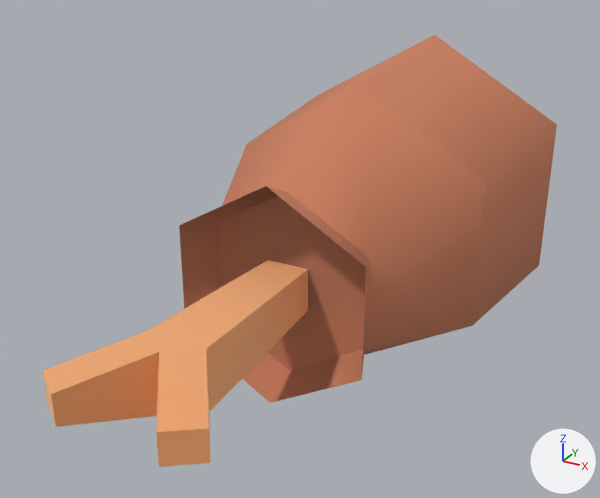
The glTF model public/assets/models/food/wholerHam.GLB, before and after one commit.
Both versions are drawn from a 50 mm camera at (0.382, -0.801, 0.575) aimed at (-0.043, -0.028, 0.189). Every picture has the same lights, and +X, +Y and +Z are marked at lower right. Where no turn or scale is listed for an object, it has been applied to the vertices. Vertices at the same position are counted once.

Before the edit, the objects in view are built like this:
```python
me_mesh_wholerham_001 = bpy.data.meshes.new('Mesh wholerHam.001')
me_mesh_wholerham_001.from_pydata(...)  # 54 vertices, 104 faces; spans x -0.171..0.171, y -0.415..0.415, z 0.0..0.394
# faces by material slot: [74, 30]
me_mesh_wholerham_001.materials.append(mat_browndark_169)  # orange #ca7f5e
me_mesh_wholerham_001.materials.append(mat_brownlight_190)  # beige #fdd2a3
ob_wholerham = bpy.data.objects.new('wholerHam', me_mesh_wholerham_001)
ob_wholerham.location = (0.0, 0.0, 0.0)
```
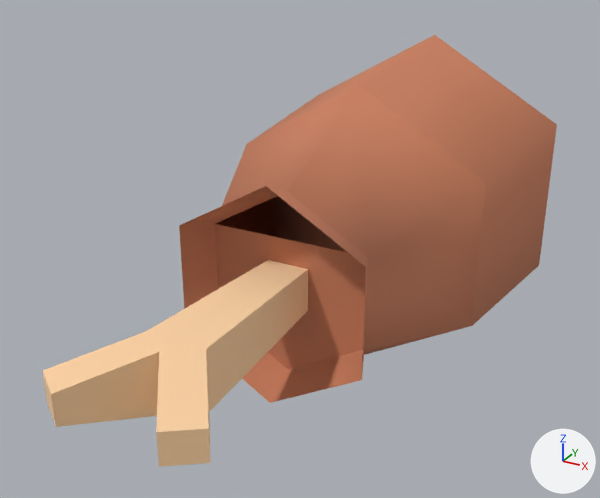
The newer file is also turned or shifted as a whole; pictures and numbers use the older file's frame.

The change, as a list of edits to the scene's bpy script:
```text
Add mat_brownlight_256:
    mat_brownlight_256 = principled_material('brownLight.256')
    mat_brownlight_256.base_color = (0.979, 0.643, 0.367)  # beige #fdd2a3
    mat_brownlight_256.roughness = 1.0
Change me_mesh_wholerham_001:
    where me_mesh_wholerham_001.from_pydata(...)  # 54 vertices, 104 faces; spans x -0.171..0.171, y -0.415..0.415, z 0.0..0.394
    used by ob_wholerham; location = (0.0, 0.0, 0.0)
    me_mesh_wholerham_001 part 1: 2 of the faces centred in x 0.0..0.045, y -0.132, z 0.214..0.265 are now shaded smooth
    me_mesh_wholerham_001 part 2: 1 of the faces centred in x 0.072, y -0.4, z 0.192 are now shaded smooth
    me_mesh_wholerham_001 part 3: all 3 faces centred in x -0.072..0.061, y -0.407..-0.4, z 0.192..0.202 are now shaded flat
    remove me_mesh_wholerham_001.materials.append(mat_brownlight_190)  # beige #fdd2a3
    add me_mesh_wholerham_001.materials.append(mat_brownlight_256)  # beige #fdd2a3
```

What differs and where, as boxes [x1, y1, x2, y2] in the pictures (600 x 498 px):
'wholerHam', recoloured, shading changed: [43, 143, 439, 467] in both
part 1 of me_mesh_wholerham_001, shading changed: [215, 196, 360, 310] in both
part 2 of me_mesh_wholerham_001, shading changed: [159, 429, 211, 467] in both
part 3 of me_mesh_wholerham_001, shading changed: [43, 373, 208, 466] in both
